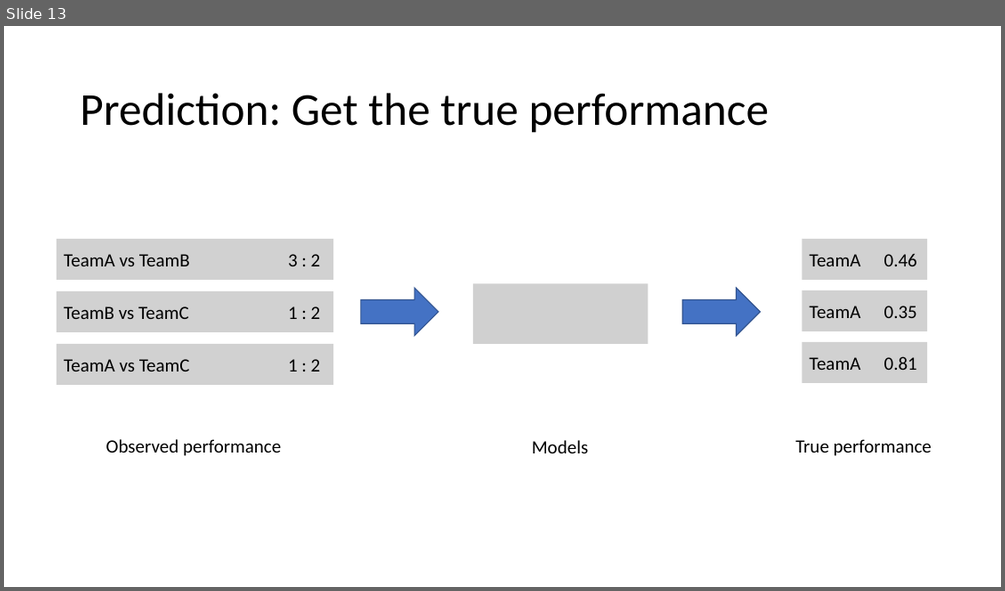
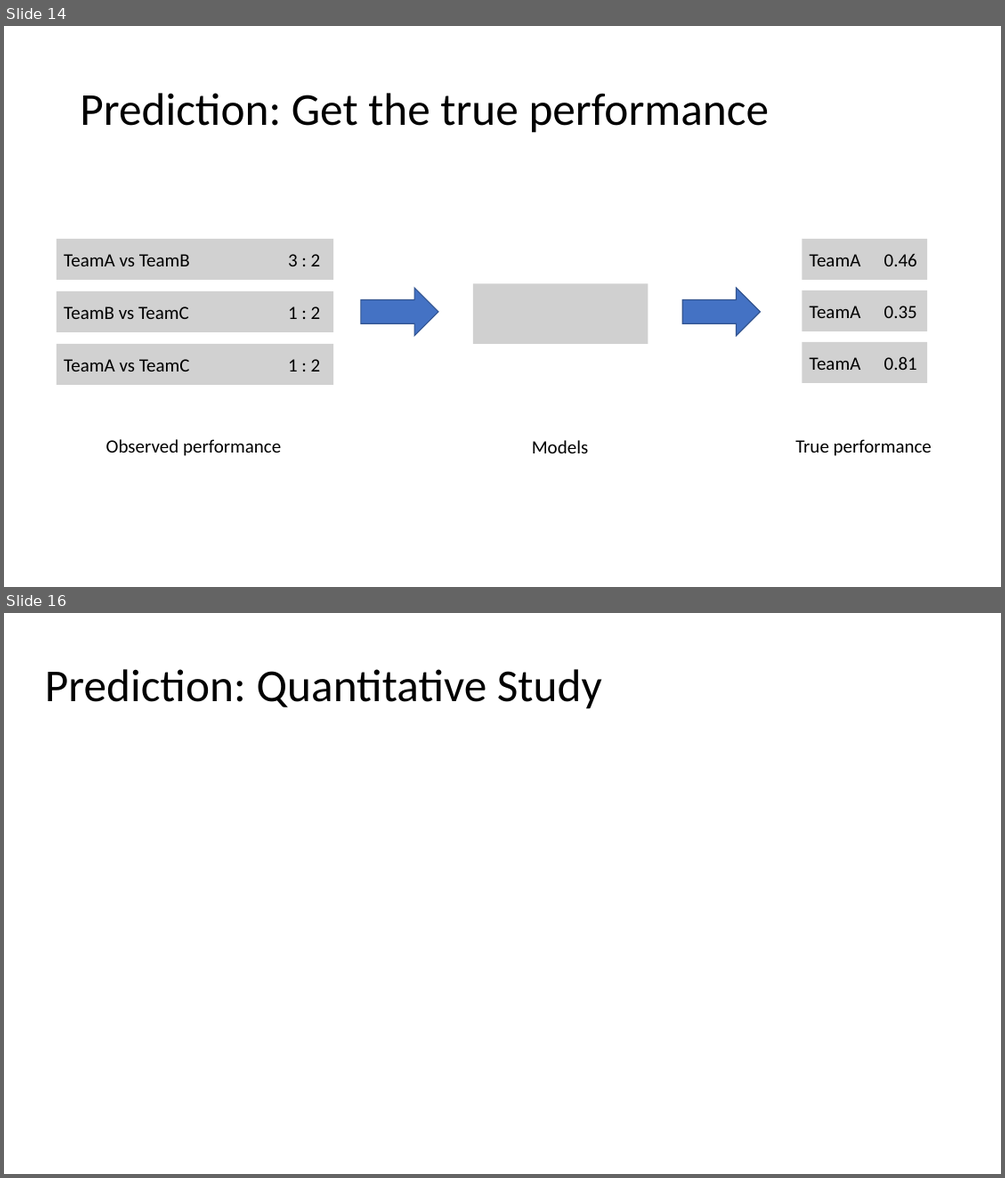
Before and after one commit to 4gener/BigSix, a slide deck: Docs/Presentation.pptx. Shown one above the other, each under a label of ours: slide 13 before the commit, slides 14 and 16 after it; the slides between them are not shown. The pictures are 1005x591 and 1005x1178 pixels, drawn with LibreOffice and Linux fonts; fonts in the diff are those of the drawing; grey boxes stand for pictures. Boxes give left, top, right and bottom in pixels: in the first picture for what was removed or moved away, otherwise in the second. Text is boxed around its words. In the diff, an @@ line names an element or a change of style, - is before the commit and + after.

```diff
--- a/Docs/Presentation.pptx
+++ b/Docs/Presentation.pptx
@@ slide 16 added at (4,613,1001,1174), background #FFFFFF @@
@@ title added at (45,669,602,709), 44 pt, text #000000 @@
+Prediction: Quantitative Study
@@ what was slide 13 is now slide 14 @@
```
Also in this commit, not shown: 3 other slides added.
